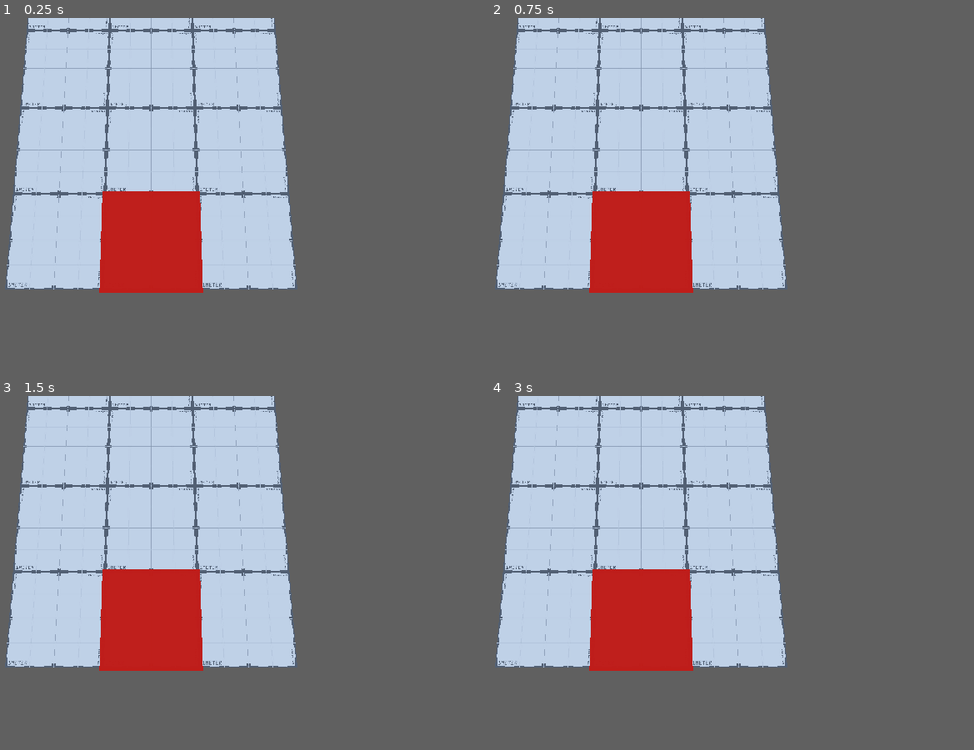
Above: before the commit, frames 1-4 (two rows, left to right).
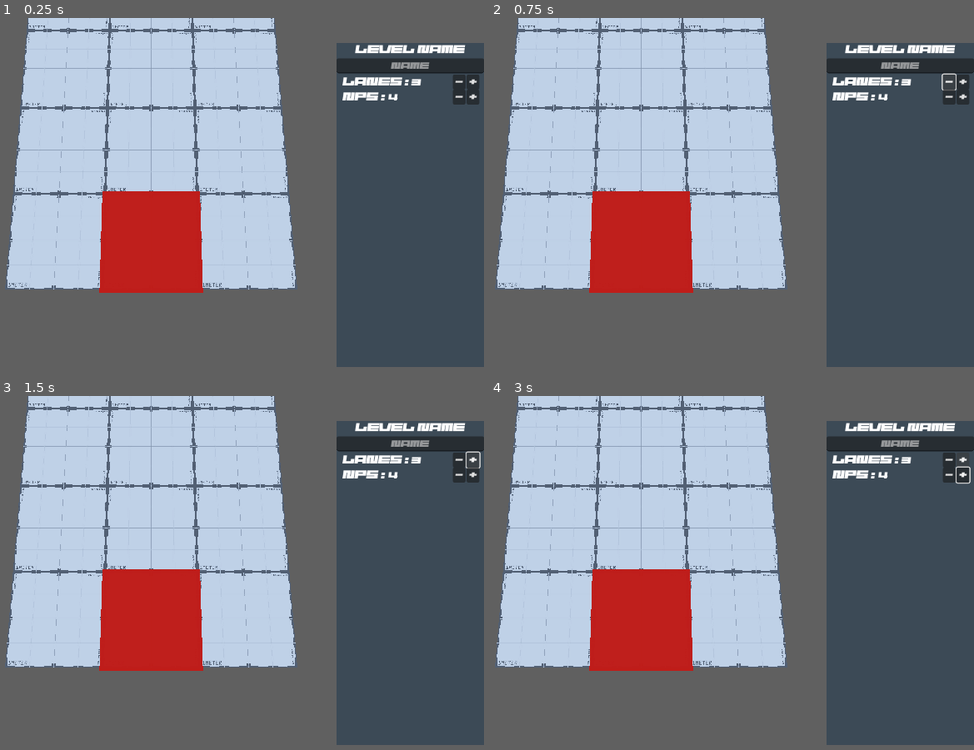
Above: after the commit, the same moments.

Repository: Calverin/Radio-Rideshare
Game: Godot game, scene res://Scenes/level_editor.tscn
Same seed, same stepped clock (60 frames per second), same inputs: the game is played once before the commit and once after it. This scene is started directly instead of the project's main scene. A sky picture missing from this copy of the repository is replaced by a grey-blue gradient.
Inputs (mouse positions are in pixels of both pictures, inside the frame that each line leads up to):
- Up to frame 1 (0.25 s): no input
- Up to frame 2 (0.75 s): click (949, 81) at 0.5 s, where only the run after the commit has a clickable "-"
- Up to frame 3 (1.5 s): click (474, 459) at 1.25 s, where only the run after the commit has a clickable "+"
- Up to frame 4 (3 s): tap Enter at 2 s; hold , (quick_right) 2.03-2.78 s; tap 1 (object_1) at 2.1 s; tap 2 (object_2) at 2.3, 2.85 s; tap Space (honk) at 2.75 s; hold Down (ui_down) from 2.78 s (still down)

The runs differ from the first frame. In frame 1, 28% of the frame differs, in the area x 69-100%, y 7-99%; in frame 2, 28%; in frame 3, 28%; in frame 4, 28%.
Error in both runs: Invalid access to property or key 'title' on a base object of type 'Nil'. (res://Scripts/song.gd:7)

Commit message:
Loading objects when opening levels, +/- lanes

Diff:
--- a/Scenes/level_editor.tscn
+++ b/Scenes/level_editor.tscn
@@ -1,8 +1,9 @@
-[gd_scene load_steps=13 format=3 uid="uid://xcnagv6x7xhe"]
+[gd_scene load_steps=16 format=3 uid="uid://sdo1tlagv5ak"]
 
 [ext_resource type="Script" path="res://Scripts/level_editor.gd" id="1_yddgv"]
 [ext_resource type="Texture2D" uid="uid://dfmfgcsa0dqol" path="res://Assets/Tiles/grid.jpg" id="2_o1cen"]
 [ext_resource type="Texture2D" uid="uid://n705qg6hd6ob" path="res://Assets/Skybox/skybox.exr" id="3_g2rqs"]
+[ext_resource type="FontFile" uid="uid://ckg6xhwdilxv" path="res://Assets/Fonts/Starbirl.otf" id="3_w3ts0"]
 [ext_resource type="Script" path="res://Scripts/song.gd" id="4_flycw"]
 [ext_resource type="Script" path="res://Scripts/Util/level_loader.gd" id="4_qtmvx"]
 
@@ -17,6 +18,12 @@
 sky = SubResource("Sky_3wipw")
 tonemap_mode = 2
 glow_enabled = true
+
+[sub_resource type="Theme" id="Theme_0v5qu"]
+default_font = ExtResource("3_w3ts0")
+
+[sub_resource type="LabelSettings" id="LabelSettings_8sdfj"]
+font_size = 20
 
 [sub_resource type="StandardMaterial3D" id="StandardMaterial3D_x0tre"]
 albedo_texture = ExtResource("2_o1cen")
@@ -52,6 +59,129 @@
 anchor_bottom = 1.0
 grow_horizontal = 2
 grow_vertical = 2
+theme = SubResource("Theme_0v5qu")
+
+[node name="RightSidebar" type="ColorRect" parent="UI"]
+layout_mode = 1
+anchors_preset = 6
+anchor_left = 1.0
+anchor_top = 0.5
+anchor_right = 1.0
+anchor_bottom = 0.5
+offset_left = -255.0
+offset_top = -280.0
+offset_bottom = 280.0
+grow_horizontal = 0
+grow_vertical = 2
+color = Color(0.109804, 0.211765, 0.305882, 0.52549)
+
+[node name="Container" type="VBoxContainer" parent="UI/RightSidebar"]
+layout_mode = 1
+anchors_preset = 15
+anchor_right = 1.0
+anchor_bottom = 1.0
+grow_horizontal = 2
+grow_vertical = 2
+
+[node name="NameHeader" type="Label" parent="UI/RightSidebar/Container"]
+layout_mode = 2
+text = "Level Name"
+label_settings = SubResource("LabelSettings_8sdfj")
+horizontal_alignment = 1
+vertical_alignment = 1
+
+[node name="LevelName" type="LineEdit" parent="UI/RightSidebar/Container"]
+layout_mode = 2
+placeholder_text = "Name"
+alignment = 1
+
+[node name="Lanes" type="Label" parent="UI/RightSidebar/Container"]
+layout_mode = 2
+text = "  Lanes :"
+label_settings = SubResource("LabelSettings_8sdfj")
+vertical_alignment = 1
+
+[node name="Amount" type="Label" parent="UI/RightSidebar/Container/Lanes"]
+layout_mode = 0
+offset_left = 129.0
+offset_top = 3.0
+offset_right = 169.0
+offset_bottom = 21.0
+text = "3"
+
+[node name="Subtract" type="Button" parent="UI/RightSidebar/Container/Lanes"]
+layout_mode = 1
+anchors_preset = 6
+anchor_left = 1.0
+anchor_top = 0.5
+anchor_right = 1.0
+anchor_bottom = 0.5
+offset_left = -54.0
+offset_top = -13.0
+offset_right = -32.0
+offset_bottom = 13.0
+grow_horizontal = 0
+grow_vertical = 2
+text = "-"
+
+[node name="Add" type="Button" parent="UI/RightSidebar/Container/Lanes"]
+layout_mode = 1
+anchors_preset = 6
+anchor_left = 1.0
+anchor_top = 0.5
+anchor_right = 1.0
+anchor_bottom = 0.5
+offset_left = -30.0
+offset_top = -13.0
+offset_right = -8.0
+offset_bottom = 13.0
+grow_horizontal = 0
+grow_vertical = 2
+text = "+"
+
+[node name="NPS" type="Label" parent="UI/RightSidebar/Container"]
+layout_mode = 2
+text = "  NPS :"
+label_settings = SubResource("LabelSettings_8sdfj")
+vertical_alignment = 1
+
+[node name="Amount" type="Label" parent="UI/RightSidebar/Container/NPS"]
+layout_mode = 0
+offset_left = 89.0
+offset_top = 3.0
+offset_right = 129.0
+offset_bottom = 21.0
+text = "4"
+
+[node name="Subtract" type="Button" parent="UI/RightSidebar/Container/NPS"]
+layout_mode = 1
+anchors_preset = 6
+anchor_left = 1.0
+anchor_top = 0.5
+anchor_right = 1.0
+anchor_bottom = 0.5
+offset_left = -54.0
+offset_top = -13.0
+offset_right = -32.0
+offset_bottom = 13.0
+grow_horizontal = 0
+grow_vertical = 2
+text = "-"
+
+[node name="Add" type="Button" parent="UI/RightSidebar/Container/NPS"]
+layout_mode = 1
+anchors_preset = 6
+anchor_left = 1.0
+anchor_top = 0.5
+anchor_right = 1.0
+anchor_bottom = 0.5
+offset_left = -30.0
+offset_top = -13.0
+offset_right = -8.0
+offset_bottom = 13.0
+grow_horizontal = 0
+grow_vertical = 2
+text = "+"
 
 [node name="Level" type="Node3D" parent="."]
 
@@ -67,7 +197,7 @@
 transform = Transform3D(1, 0, 0, 0, 0.144356, 0.989526, 0, -0.989526, 0.144356, 0, 25, 0)
 current = true
 
-[node name="Notes" type="Node3D" parent="Level"]
+[node name="Objects" type="Node3D" parent="Level"]
 
 [node name="Song" type="AudioStreamPlayer" parent="."]
 script = ExtResource("4_flycw")
--- a/Scripts/level_editor.gd
+++ b/Scripts/level_editor.gd
@@ -9,26 +9,59 @@
 @onready var LOADER = $Loader
 @onready var GROUND = $Level/Ground.mesh
 @onready var HIGHLIGHT: MeshInstance3D = $Level/Highlight
-@onready var NOTES = $Level/Notes
+@onready var OBJECTS = $Level/Objects
 
 var TAP_NOTE = preload("res://Scenes/Notes/tap_note.tscn")
 var PARKED_CAR = preload("res://Scenes/Obstacles/parked_car.tscn")
 
 func _ready() -> void:
+	var lanes = $UI/RightSidebar/Container/Lanes
+	lanes.get_node("Add").pressed.connect(_on_add_lane_pressed.bind(lanes.get_node("Amount")))
+	lanes.get_node("Subtract").pressed.connect(_on_subtract_lane_pressed.bind(lanes.get_node("Amount")))
+	reload_level()
+
+func reload_level() -> void:
+	# Loading data
+	var starting_tile = Vector2i(current_tile)
+	clear_objects()
 	var level = LevelLoader.current_level_name
 	if not level:
 		return
-	print("Starting to edit level: " + level)
+	print("(Re)Loading level editor with: " + level)
 	current_level = LOADER.load_level(level)
 
 	var lanes = current_level.lanes
+	$UI/RightSidebar/Container/LevelName.text = current_level.title
+	$UI/RightSidebar/Container/Lanes/Amount.text = str(lanes)
+	if (not starting_tile):
+		starting_tile = Vector2i((lanes / 2), 0)
 	GROUND.size.x = lanes * 10
 	GROUND.material.uv1_scale.x = lanes
 
-	current_tile = Vector2i((lanes / 2), 0)
 
 	level_data = current_level.data
 	level_length = len(level_data)
+
+	# Insert initial objects
+	for i in range(level_length):
+		var line = level_data[i].split()
+		for o in range(len(line)):
+			if line[o] != '0':
+				current_tile = Vector2i(o, i)
+			if line[o] == '1':
+				insert_object(TAP_NOTE, 1)
+			if line[o] == '2':
+				insert_object(PARKED_CAR, 2)
+
+	current_tile = Vector2i(starting_tile)
+
+func clear_objects():
+	for child in OBJECTS.get_children():
+		OBJECTS.remove_child(child)
+		child.free()
+	#if len(OBJECTS.get_children()) > 0:
+	#	clear_objects()
+
 
 func _process(delta: float) -> void:
 	if Input.is_action_just_pressed("ui_up"):
@@ -55,13 +88,12 @@
 		save_level()
 		get_tree().change_scene_to_file("res://Scenes/Menus/level_selector.tscn")
 
-
 func insert_object(scene: PackedScene, id: int):
 	# Remove all nodes at that position already:
-	for child in NOTES.get_children():
+	for child in OBJECTS.get_children():
 		if child.name.begins_with(str(current_tile)):
 			child.queue_free()
-			NOTES.remove_child(child)
+			OBJECTS.remove_child(child)
 			break
 
 	# Add the new node to the level data
@@ -76,8 +108,38 @@
 	var obj: Node = scene.instantiate()
 	obj.position = Vector3(current_tile.x * 10 - (current_level.lanes / 2) * 10, 1, current_tile.y * -10)
 	obj.name = str(current_tile) + obj.name
-	NOTES.add_child(obj)
+	OBJECTS.add_child(obj)
 
 func save_level():
 	current_level.data = level_data
+	current_level.lanes = len(level_data[0])
 	LevelLoader.save_level_data(current_level)
+
+func _on_add_lane_pressed(amount: Node) -> void:
+	var lanes = current_level.lanes
+	for i in range(len(level_data)):
+		level_data[i] = "0" + level_data[i] + "0"
+
+	amount.text = str(lanes + 2)
+	current_tile.x = (lanes + 2) / 2
+	save_level()
+	reload_level()
+
+func _on_subtract_lane_pressed(amount: Node) -> void:
+	var lanes = current_level.lanes
+	if (lanes == 1):
+		return
+	for i in range(len(level_data)):
+		level_data[i] = level_data[i].substr(1, lanes - 2)
+
+	amount.text = str(lanes - 2)
+	current_tile.x = (lanes - 2) / 2
+
+	save_level()
+	reload_level()
+
+func _on_subtract_nps_pressed() -> void:
+	pass # Replace with function body.
+
+func _on_add_nps_pressed() -> void:
+	pass # Replace with function body.
